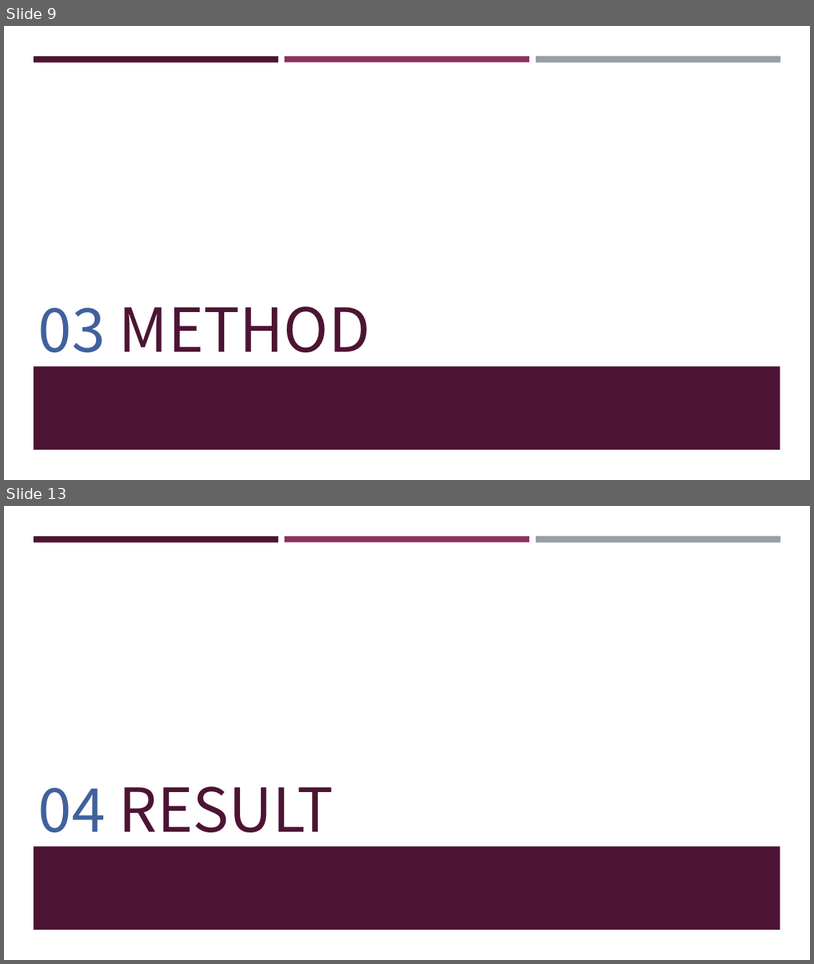
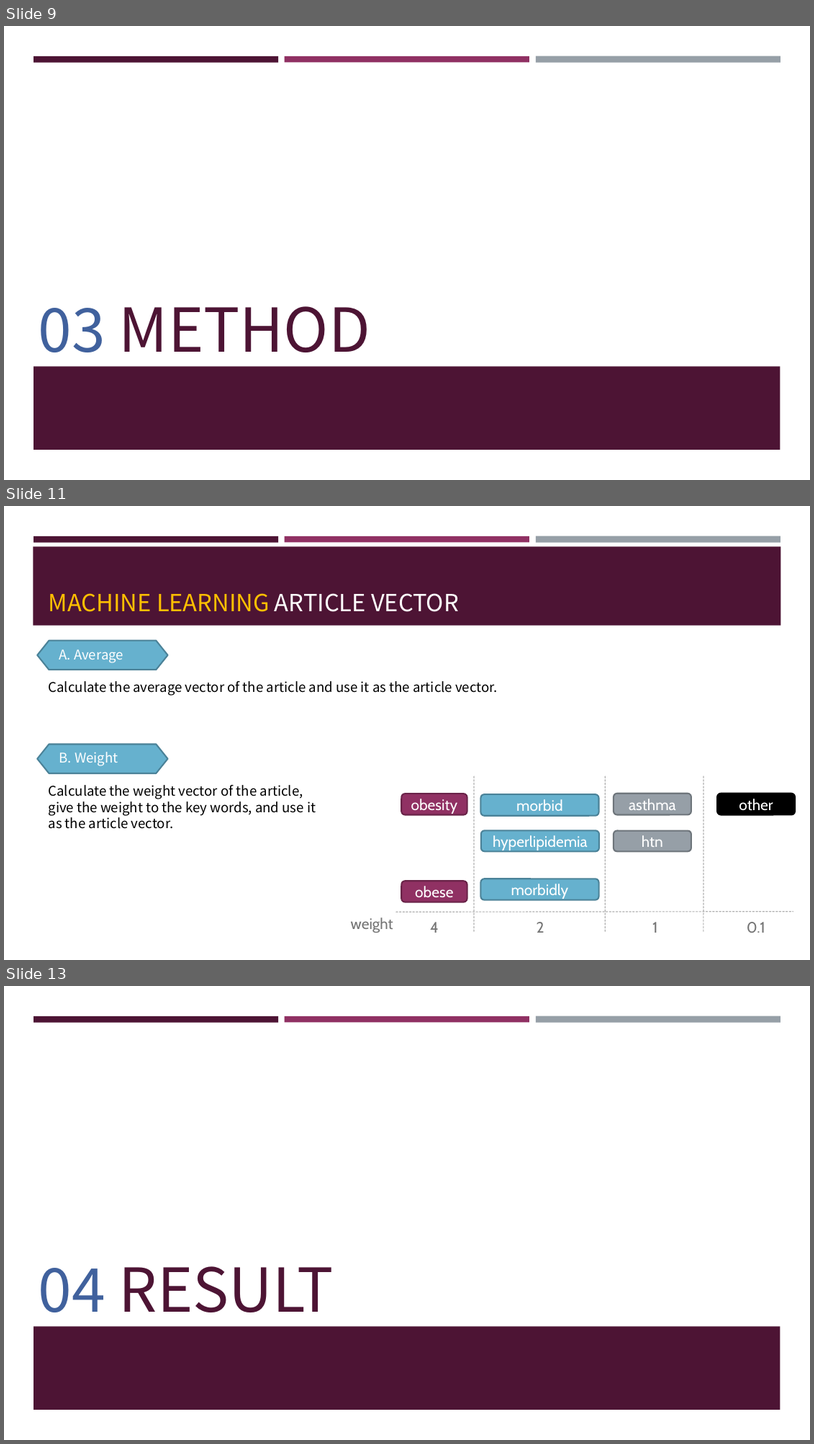
Before and after one commit to frankye1000/NYCU-DigitalMedicine, a slide deck: Case_Presentation_1/ppt/case1.pptx. Shown one above the other, each under a label of ours: slides 9 and 13 before the commit, slides 9, 11 and 13 after it; the slides between them are not shown. The pictures are 814x964 and 814x1444 pixels, drawn with LibreOffice and Linux fonts; fonts in the diff are those of the drawing. Boxes give left, top, right and bottom in pixels: in the first picture for what was removed or moved away, otherwise in the second. Text is boxed around its words. In the diff, an @@ line names an element or a change of style, - is before the commit and + after.

```diff
--- a/Case_Presentation_1/ppt/case1.pptx
+++ b/Case_Presentation_1/ppt/case1.pptx
@@ slide 11 added at (4, 506, 810, 960), background #FFFFFF; not listed: 3 template elements that a slide beside it also shows @@
@@ rectangle added at (33, 546, 782, 626), fill #4D1434 @@
@@ title added at (49, 593, 459, 612), 28 pt, text #FFC000 @@
+MACHINE LEARNING ARTICLE VECTOR
@@ hexagon added at (37, 641, 168, 669), fill #66B1CE, outline #4B8398 1.75 pt @@
@@ text added at (59, 649, 124, 663), 16 pt, text #FFFFFF @@
+A. Average
@@ text added at (49, 681, 497, 695), 16 pt, text #000000 @@
+Calculate the average vector of the article and use it as the article vector.
@@ hexagon added at (37, 744, 168, 773), fill #66B1CE, outline #4B8398 1.75 pt @@
@@ text added at (59, 752, 118, 766), 16 pt, text #FFFFFF @@
+B. Weight
@@ text added at (49, 785, 316, 829), 16 pt, text #000000 @@
+Calculate the weight vector of the article, give the weight to the key words, and use it as the article vector.
@@ line added from (704, 777) to (704, 932), #B0B0B0 1 pt dashed @@
@@ rounded rectangle added at (718, 793, 796, 815), fill #000000, outline #000000 1.75 pt, 18 pt, text #FFFFFF @@
+other
@@ group added at (351, 777, 793, 932): 7 rounded rectangles, 4 texts, 3 lines @@
+obesity
+obese
+morbid
+hyperlipidemia
+morbidly
+htn
+asthma
+4
+2
+1
+weight
@@ text added at (747, 921, 766, 932), 18 pt, text #767676 @@
+0.1
```
Also in this commit, not shown: 3 slides changed, 1 other slide added, 1 slide removed, 4 other files.
